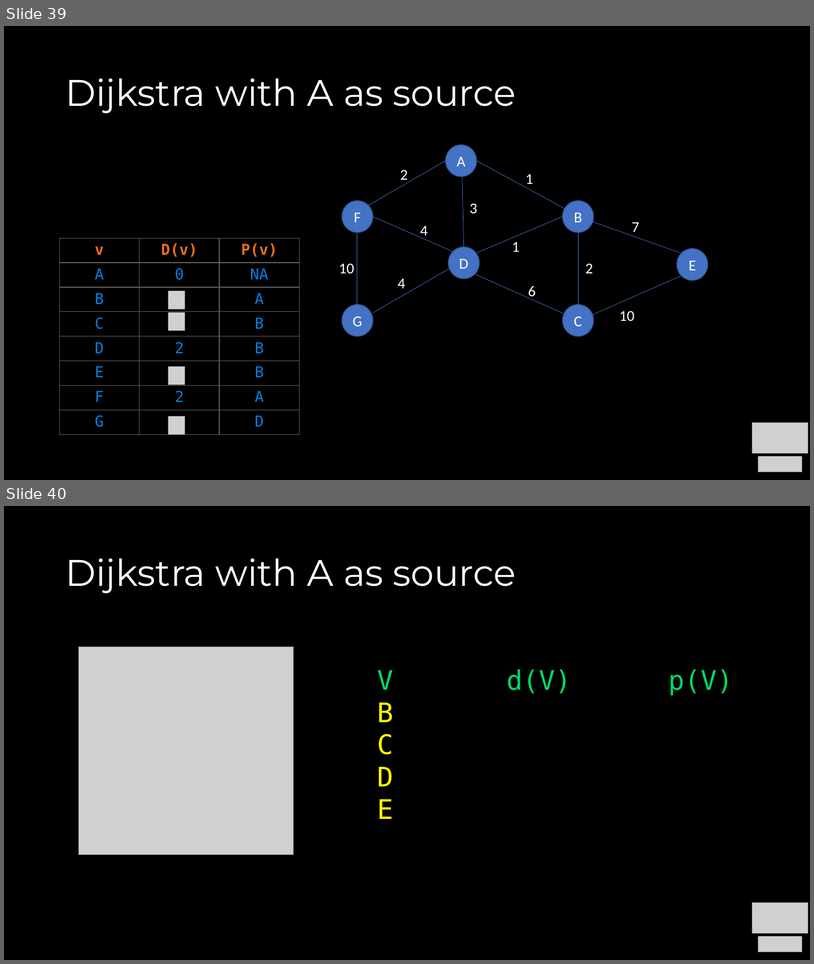
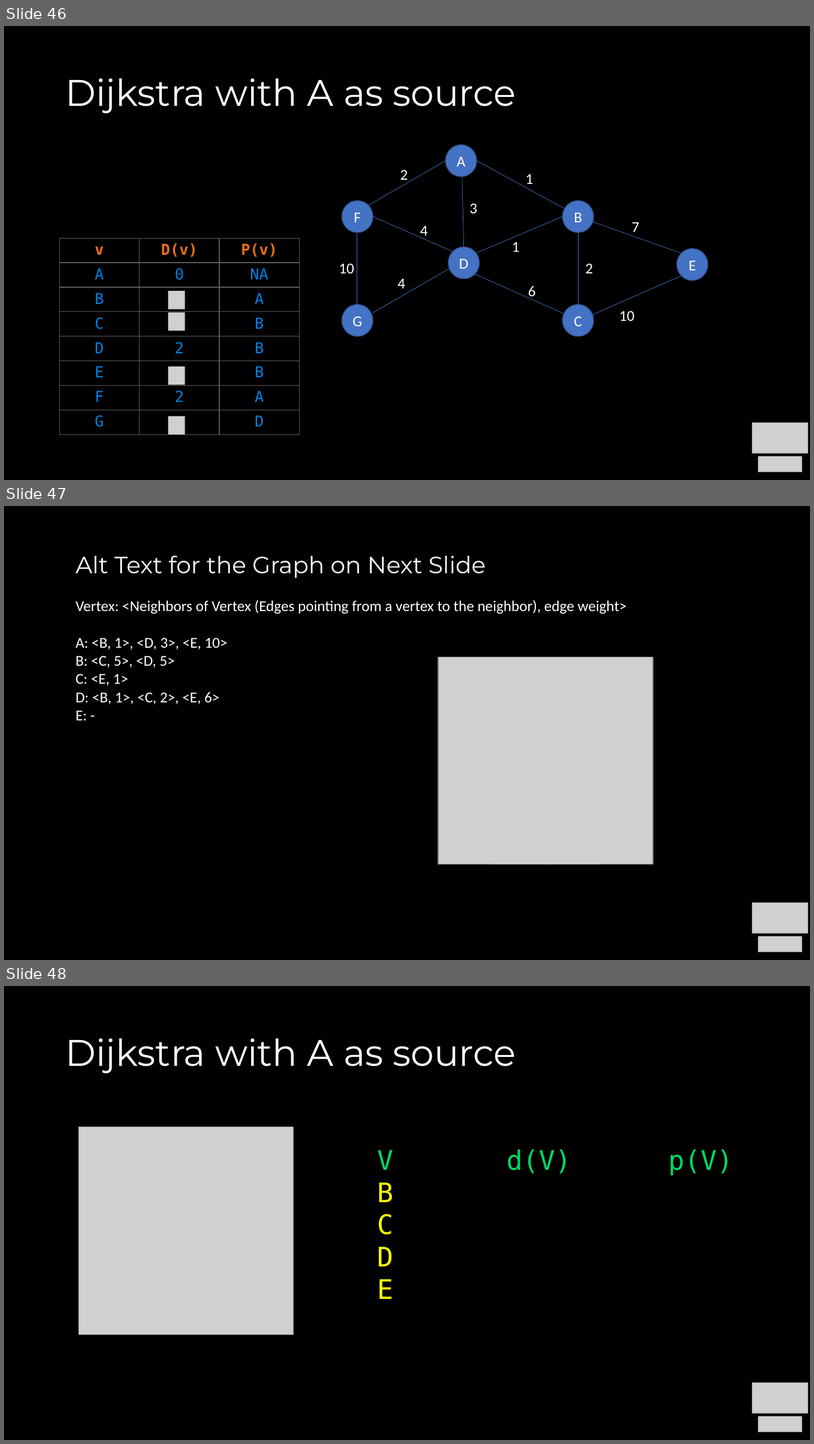
Before and after one commit to COP3530/Instructional-Content, a slide deck: Slides/Slides-PPT/Exam 2 - Review A.pptx. Shown one above the other, each under a label of ours: slides 39 and 40 before the commit, slides 46, 47 and 48 after it. The pictures are 814x964 and 814x1444 pixels, drawn with LibreOffice and Linux fonts; fonts in the diff are those of the drawing; grey boxes stand for pictures. Boxes give left, top, right and bottom in pixels: in the first picture for what was removed or moved away, otherwise in the second. Text is boxed around its words. In the diff, an @@ line names an element or a change of style, - is before the commit and + after.

```diff
--- a/Slides/Slides-PPT/Exam 2 - Review A.pptx
+++ b/Slides/Slides-PPT/Exam 2 - Review A.pptx
@@ slide 47 added at [4, 506, 810, 960], background #000000 @@
@@ text added at [75, 555, 627, 720], 18 pt, text #FFFFFF @@
+Alt Text for the Graph on Next Slide
+Vertex: <Neighbors of Vertex (Edges pointing from a vertex to the neighbor), edge weight>
+A: <B, 1>, <D, 3>, <E, 10>
+B: <C, 5>, <D, 5>
+C: <E, 1>
+D: <B, 1>, <C, 2>, <E, 6>
+E: -
@@ picture added at [438, 657, 653, 865] @@
@@ picture added at [753, 902, 809, 933] @@
@@ picture added at [758, 936, 803, 952] @@
@@ what was slide 39 is now slide 46 @@
@@ what was slide 40 is now slide 48 @@
```
Also in this commit, not shown: 10 slides changed, 7 other slides added, 1 other file.
